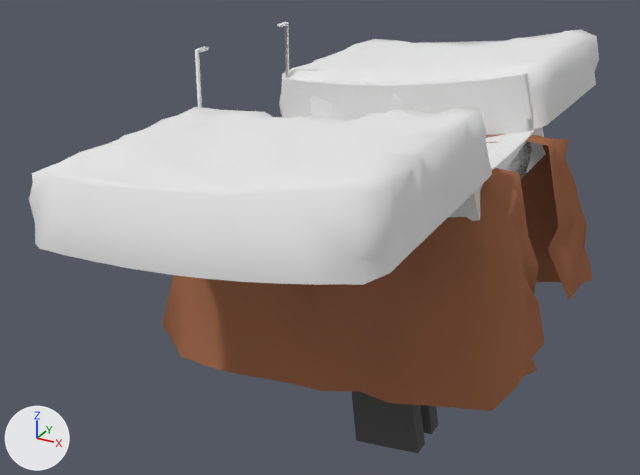
The Blender file Blender Files/Roads.blend as it was, and as the next commit left it.
Camera for both pictures: a 50 mm camera at (8.75, -13.17, 5.06) aimed at (1.71, -0.38, -1.34). The axes (+X, +Y, +Z) are drawn at lower left. The lights are the same throughout.

Objects in the first picture: 'CliffLeft', 'CliffRight', 'MountainLeft', 'MountainRight', 'Road', 'Road Collider'.
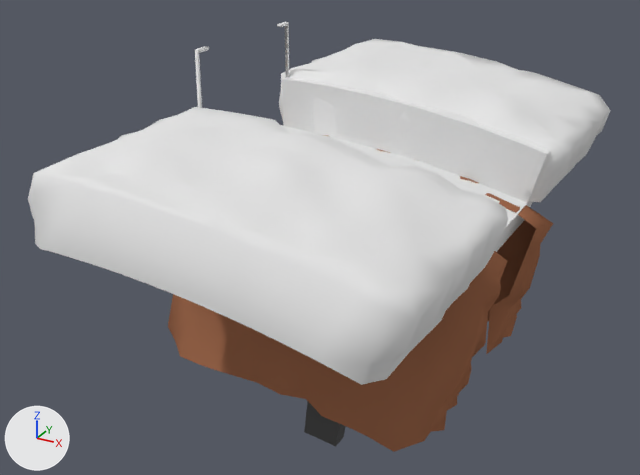
ob_cube__slope is not drawn itself; it is used by a modifier of ob_watercanalright, ob_watercanalleft, ob_treewallright, ob_treewallleft, ob_terrainright, ob_terrainleft, ob_road_mask, ob_road_collider.

Where the change shows, as pixel boxes (x1, y1, x2, y2) in the pictures (640 x 475 px):
'MountainRight', reshaped (56% taller): before (29, 107, 492, 285); after (28, 107, 508, 385)
'CliffRight', reshaped: before (162, 168, 544, 411); after (168, 251, 508, 452)
'MountainLeft', reshaped (58% taller): before (279, 30, 599, 135); after (279, 39, 610, 205)
'Road Collider', reshaped: before (274, 72, 546, 221); after (281, 77, 550, 252)
'CliffLeft', reshaped: before (486, 134, 592, 300); after (327, 135, 553, 354)
'Road', reshaped: before (352, 137, 532, 453); after (304, 212, 520, 447)
'TerrainRight', reshaped: before (89, 167, 495, 284); after (76, 259, 348, 377)
'PianoRight', reshaped: before (66, 169, 492, 285); after (42, 249, 334, 370)

The change in detail:
Object 'Cube (Slope)' (ob_cube__slope) turns from (90, 0, 0) to (-90, 0, 0) degrees about x, y and z.
